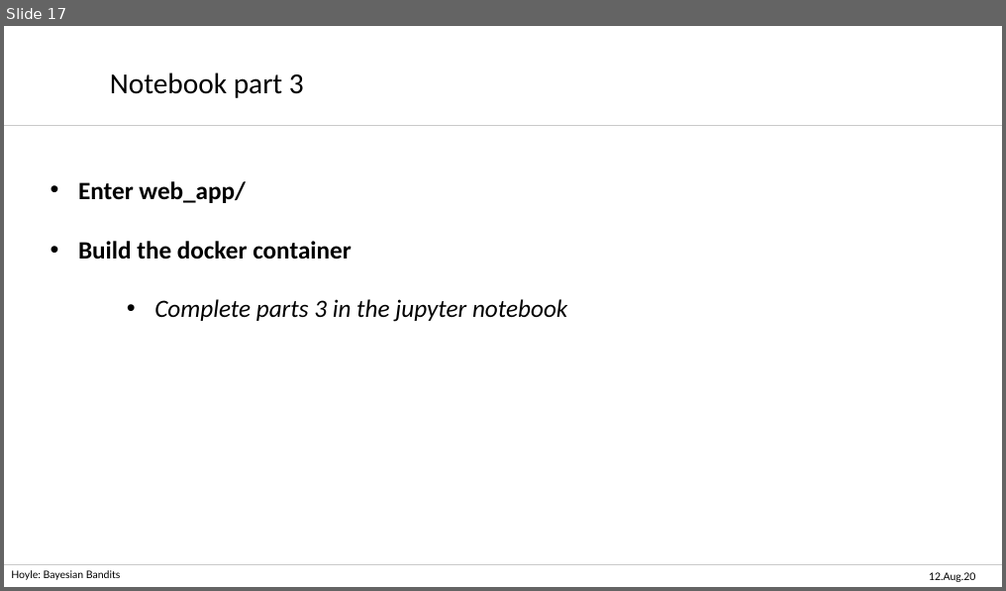
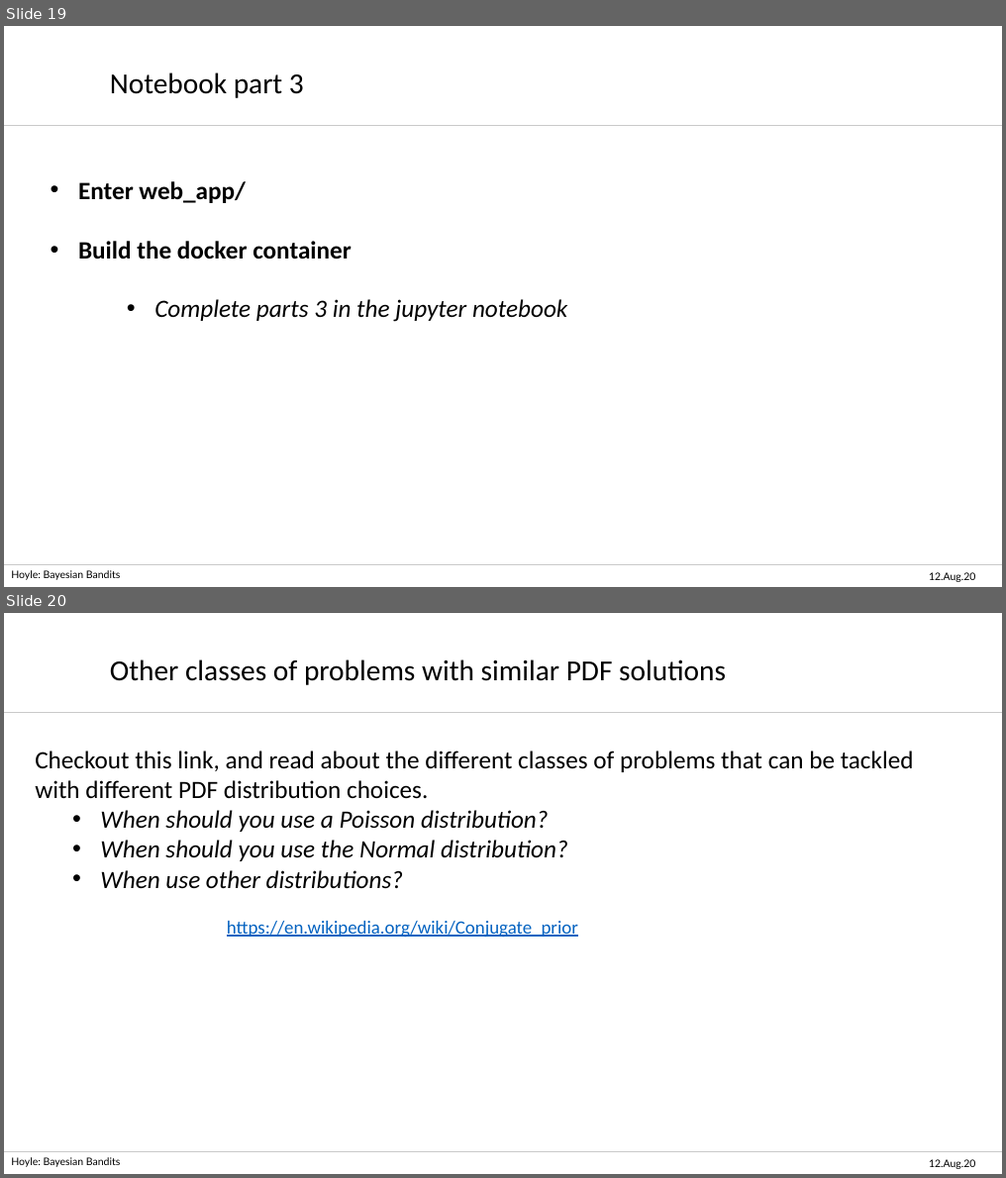
Before and after one commit to hoyleb/bayesian_bandit_demo, a slide deck: talk/Bayesian_Bandit_Ben_Hoyle.pptx. Shown one above the other, each under a label of ours: slide 17 before the commit, slides 19 and 20 after it. The pictures are 1006x591 and 1006x1178 pixels, drawn with LibreOffice and Linux fonts; fonts in the diff are those of the drawing; background and template pictures are left out. Boxes give left, top, right and bottom in pixels: in the first picture for what was removed or moved away, otherwise in the second. Text is boxed around its words. In the diff, an @@ line names an element or a change of style, - is before the commit and + after.

```diff
--- a/talk/Bayesian_Bandit_Ben_Hoyle.pptx
+++ b/talk/Bayesian_Bandit_Ben_Hoyle.pptx
@@ slide 20 added at (4, 613, 1002, 1174), background #FFFFFF @@
@@ text added at (110, 660, 726, 685), 28 pt, text #000000 @@
+Other classes of problems with similar PDF solutions
@@ line added from (4, 713) to (1002, 713), #C9C9C9 1 pt @@
@@ text added at (35, 751, 914, 889), 24 pt, text #000000 @@
+Checkout this link, and read about the different classes of problems that can be tackled with different PDF distribution choices.
+  • When should you use a Poisson distribution?
+  • When should you use the Normal distribution?
+  • When use other distributions?
@@ text added at (227, 921, 578, 938), 18 pt, text #0563C1, underline @@
+https://en.wikipedia.org/wiki/Conjugate_prior
@@ line added from (1002, 1152) to (4, 1152), #C9C9C9 1 pt @@
@@ text added at (11, 1157, 120, 1167), 10 pt, text #000000 @@
+Hoyle: Bayesian Bandits
@@ text added at (929, 1159, 975, 1169), 10 pt, text #000000 @@
+12.Aug.20
@@ what was slide 17 is now slide 19 @@
```
Also in this commit, not shown: 10 slides changed, 2 other slides added, 1 other file.
